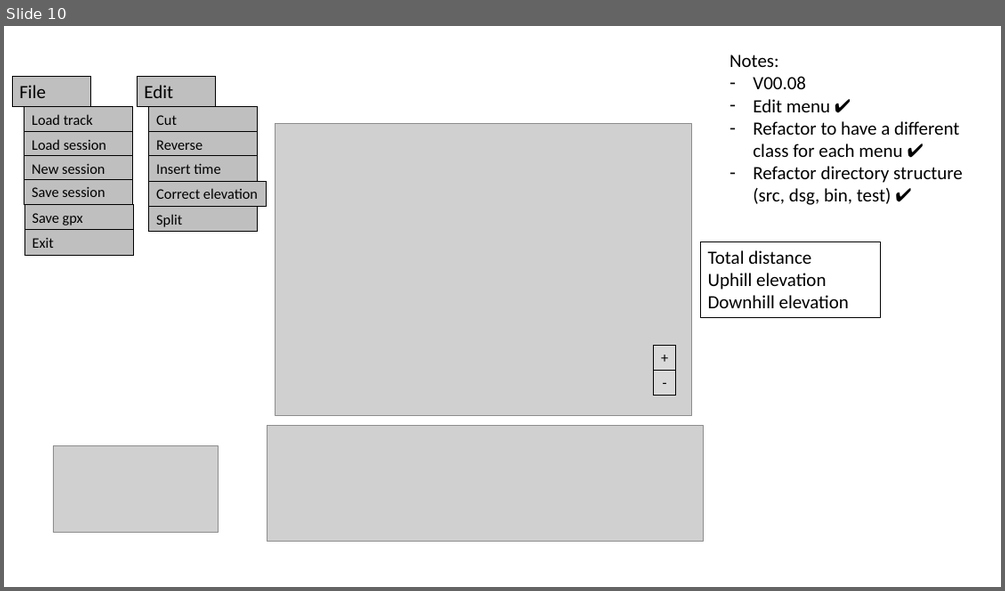
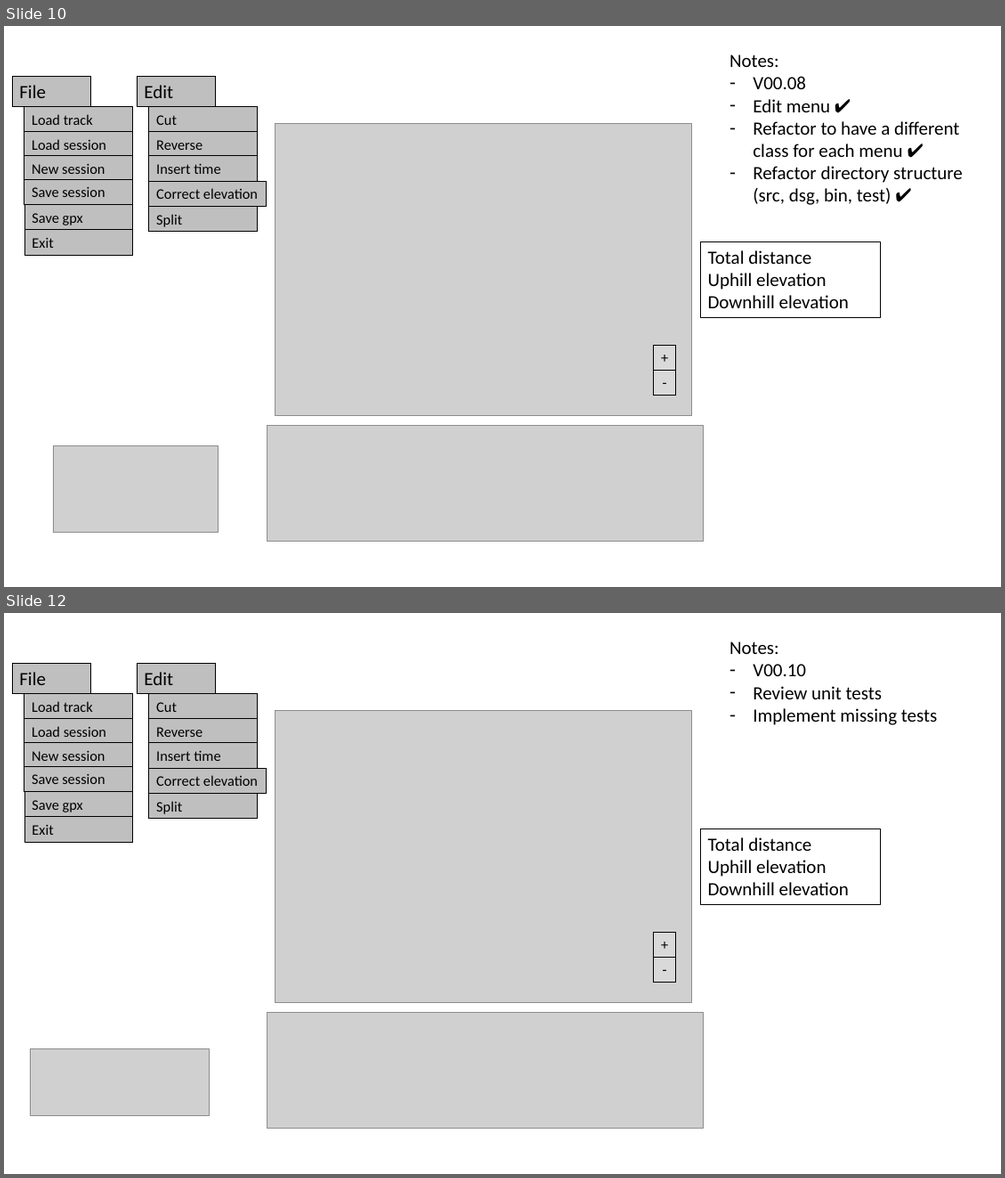
Before and after one commit to TrackEditor/TrackEditor, a slide deck: docs/gui_design.pptx. Shown one above the other, each under a label of ours: slide 10 before the commit, slides 10 and 12 after it; the slides between them are not shown. The pictures are 1005x591 and 1005x1178 pixels, drawn with LibreOffice and Linux fonts; fonts in the diff are those of the drawing; grey boxes stand for pictures. Boxes give left, top, right and bottom in pixels: in the first picture for what was removed or moved away, otherwise in the second. Text is boxed around its words. In the diff, an @@ line names an element or a change of style, - is before the commit and + after.

Commit message:
Add time option implementation - New window to insert initial timestamp and speed - Add new column to track dataframe - Include timestamp in saved gpx files

```diff
--- a/docs/gui_design.pptx
+++ b/docs/gui_design.pptx
@@ slide 12 added at <box>4,613,1001,1174</box>, background #FFFFFF @@
@@ rectangle added at <box>12,664,91,694</box>, fill #BFBFBF, outline #000000 0.75 pt, 18 pt, text #000000 @@
+File
@@ rectangle added at <box>138,664,217,694</box>, fill #BFBFBF, outline #000000 0.75 pt, 18 pt, text #000000 @@
+Edit
@@ text added at <box>729,641,937,725</box>, 18 pt, text #000000 @@
+Notes:
+– V00.10
+– Review unit tests
+– Implement missing tests
@@ rectangle added at <box>24,694,133,719</box>, fill #BFBFBF, outline #000000 0.75 pt, 14 pt, text #000000 @@
+Load track
@@ rectangle added at <box>24,719,133,745</box>, fill #BFBFBF, outline #000000 0.75 pt, 14 pt, text #000000 @@
+Load session
@@ rectangle added at <box>149,694,258,719</box>, fill #BFBFBF, outline #000000 0.75 pt, 14 pt, text #000000 @@
+Cut
@@ rectangle added at <box>149,719,258,745</box>, fill #BFBFBF, outline #000000 0.75 pt, 14 pt, text #000000 @@
+Reverse
@@ picture added at <box>275,711,691,1003</box> @@
@@ rectangle added at <box>24,743,133,769</box>, fill #BFBFBF, outline #000000 0.75 pt, 14 pt, text #000000 @@
+New session
@@ rectangle added at <box>149,743,258,769</box>, fill #BFBFBF, outline #000000 0.75 pt, 14 pt, text #000000 @@
+Insert time
@@ rectangle added at <box>24,766,133,792</box>, fill #BFBFBF, outline #000000 0.75 pt, 14 pt, text #000000 @@
+Save session
@@ rectangle added at <box>149,768,267,793</box>, fill #BFBFBF, outline #000000 0.75 pt, 14 pt, text #000000 @@
+Correct elevation
@@ rectangle added at <box>25,792,133,817</box>, fill #BFBFBF, outline #000000 0.75 pt, 14 pt, text #000000 @@
+Save gpx
@@ rectangle added at <box>149,793,258,819</box>, fill #BFBFBF, outline #000000 0.75 pt, 14 pt, text #000000 @@
+Split
@@ rectangle added at <box>25,817,133,843</box>, fill #BFBFBF, outline #000000 0.75 pt, 14 pt, text #000000 @@
+Exit
@@ rectangle added at <box>700,828,881,904</box>, outline #000000 0.5 pt, 18 pt, text #000000 @@
+Total distance
+Uphill elevation
+Downhill elevation
@@ rectangle added at <box>654,932,676,957</box>, fill #D9D9D9, outline #000000 0.75 pt, 14 pt, text #000000 @@
++
@@ rectangle added at <box>654,957,676,982</box>, fill #D9D9D9, outline #000000 0.75 pt, 14 pt, text #000000 @@
+-
@@ picture added at <box>267,1013,704,1127</box> @@
@@ picture added at <box>30,1049,209,1116</box> @@
```
Also in this commit, not shown: 2 slides changed, 1 other slide added, 2 other files.
